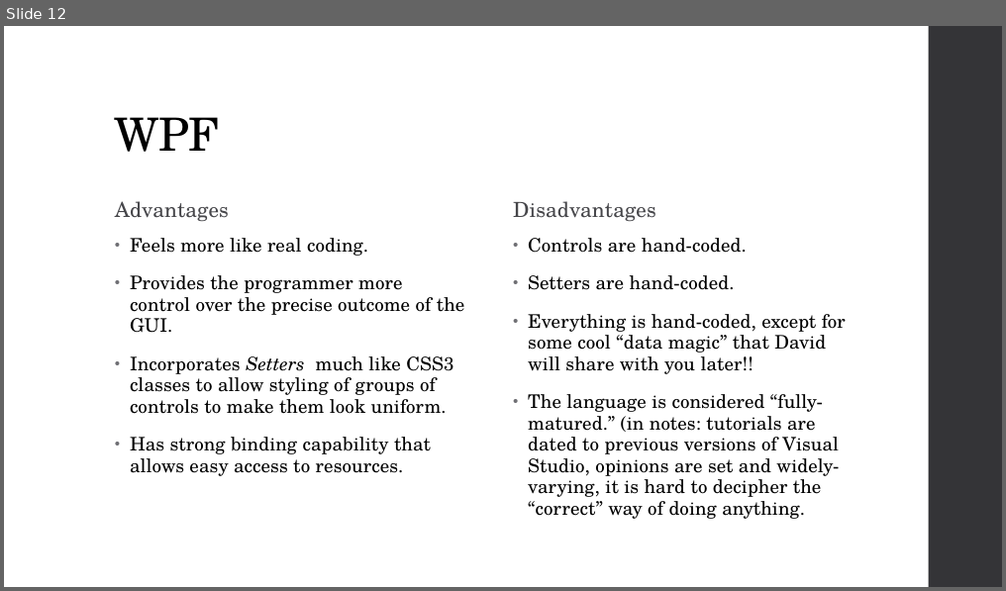
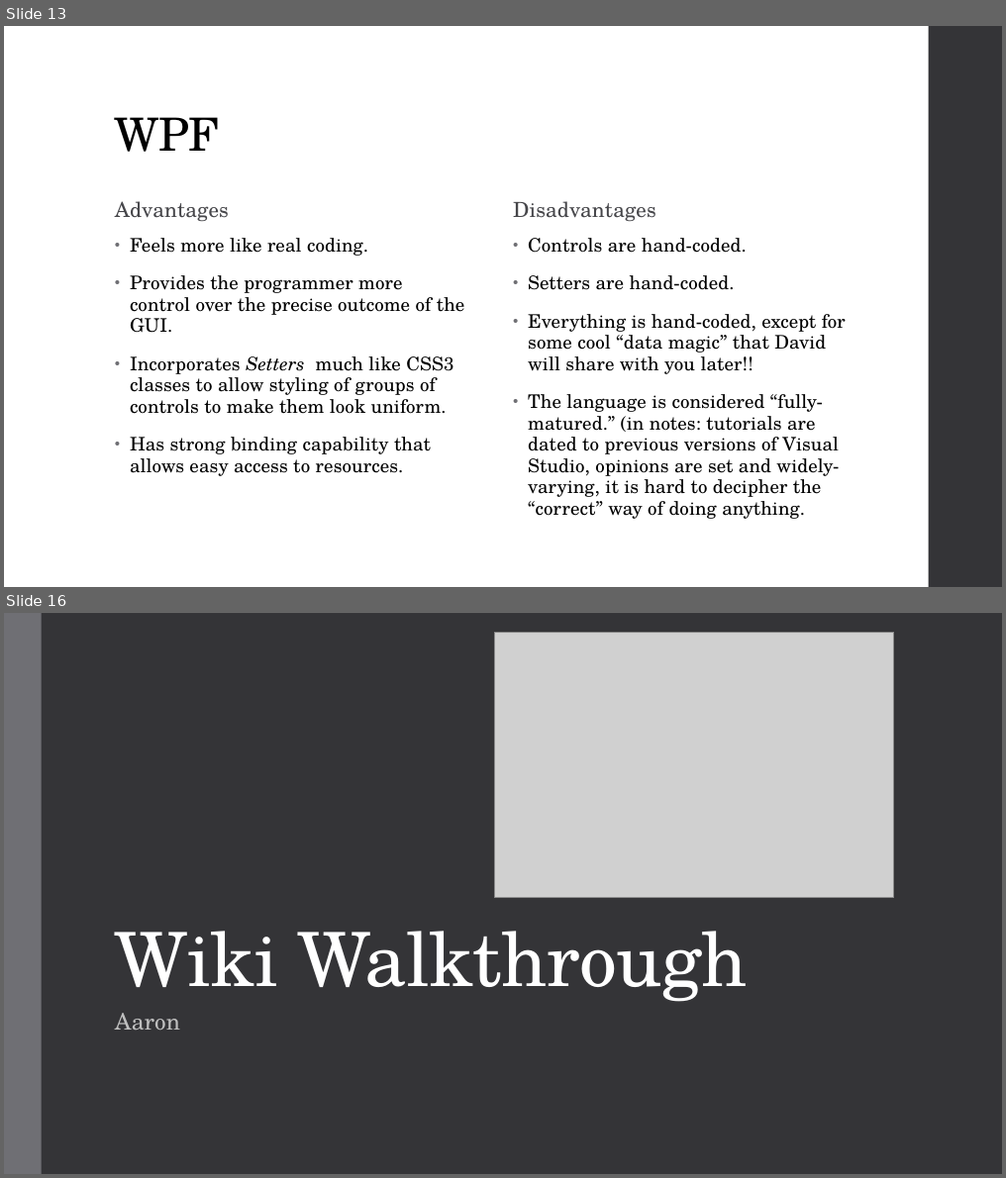
Before and after one commit to RadioSystemsPSCC/Practice, a slide deck: Admin and Documentation/Radio Systems.pptx. Shown one above the other, each under a label of ours: slide 12 before the commit, slides 13 and 16 after it; the slides between them are not shown. The pictures are 1006x591 and 1006x1178 pixels, drawn with LibreOffice and Linux fonts; fonts in the diff are those of the drawing; grey boxes stand for pictures. Boxes give left, top, right and bottom in pixels: in the first picture for what was removed or moved away, otherwise in the second. Text is boxed around its words. In the diff, an @@ line names an element or a change of style, - is before the commit and + after.

```diff
--- a/Admin and Documentation/Radio Systems.pptx
+++ b/Admin and Documentation/Radio Systems.pptx
@@ slide 16 added at (x1=4, y1=613, x2=1002, y2=1174), background #353537 @@
@@ rectangle added at (x1=4, y1=613, x2=42, y2=1174), fill #6F6F74 @@
@@ picture added at (x1=494, y1=632, x2=893, y2=897) @@
@@ title added at (x1=115, y1=931, x2=746, y2=1002), 72 pt, text #FFFFFF @@
+Wiki Walkthrough
@@ subtitle added at (x1=115, y1=1013, x2=180, y2=1030), 22 pt, text #BFBFBF @@
+Aaron
@@ what was slide 12 is now slide 13 @@
```
Also in this commit, not shown: 4 slides changed, 8 other slides added, 3 slides removed, 19 other files.
